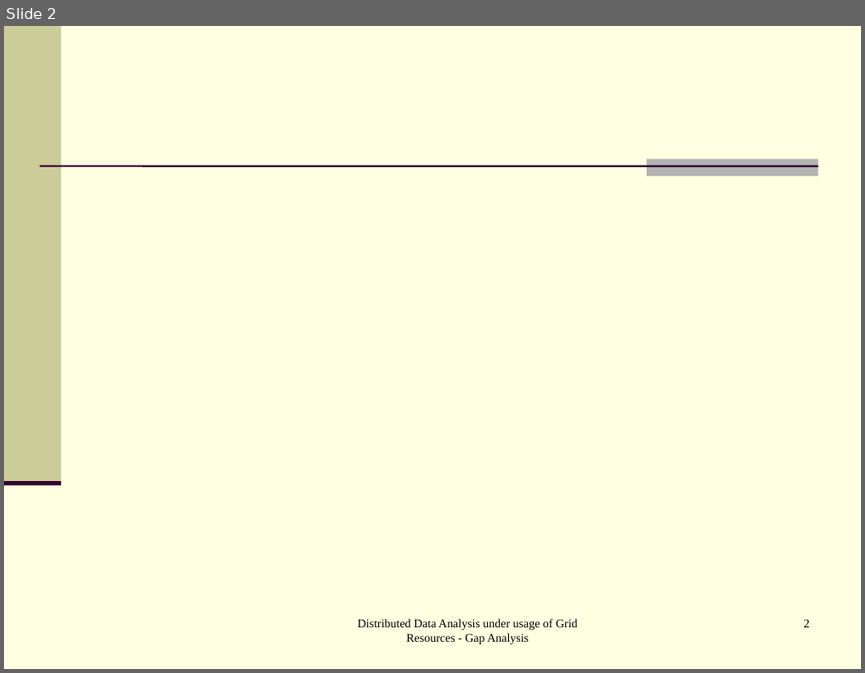
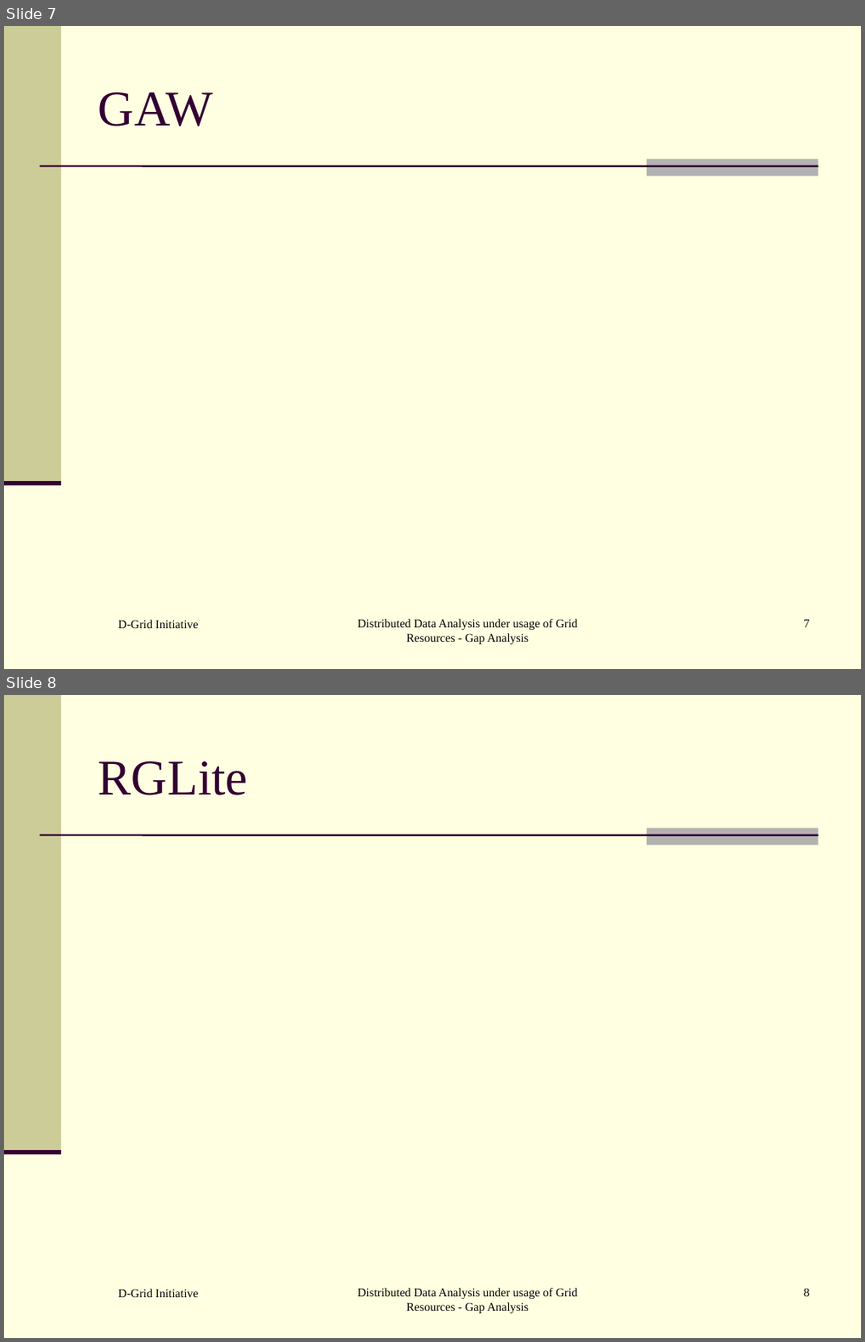
Before and after one commit to AnarManafov/PoDDocumentation, a slide deck: HEPCG-Workshops/2006-Nov/HEPCG-Workshops-2006-Nov.ppt. Shown one above the other, each under a label of ours: slide 2 before the commit, slides 7 and 8 after it. The pictures are 865x673 and 865x1342 pixels, drawn with LibreOffice and Linux fonts; fonts in the diff are those of the drawing. Boxes give left, top, right and bottom in pixels: in the first picture for what was removed or moved away, otherwise in the second. Text is boxed around its words. In the diff, an @@ line names an element or a change of style, - is before the commit and + after.

```diff
--- a/HEPCG-Workshops/2006-Nov/HEPCG-Workshops-2006-Nov.ppt
+++ b/HEPCG-Workshops/2006-Nov/HEPCG-Workshops-2006-Nov.ppt
@@ slide 8 added at (4,695,861,1338), background #FFFFE1; not listed: 4 template elements that a slide beside it also shows @@
@@ title added at (98,761,248,795), 42 pt, text #330033 @@
+RGLite
@@ text added at (118,1288,198,1297), 10 pt, text #000000 @@
+D-Grid Initiative
@@ text added at (358,1287,578,1313), 10 pt, text #000000 @@
+Distributed Data Analysis under usage of Grid Resources - Gap Analysis
@@ page number added at (804,1287,810,1296), 10 pt, text #000000 @@
+8
@@ what was slide 2 is now slide 7 @@
@@ slide 7 changed as well @@
@@ title added at (98,92,214,126), 42 pt, text #330033 @@
+GAW
@@ text added at (118,619,198,628), 10 pt, text #000000 @@
+D-Grid Initiative
@@ page number at (804,618,810,627): text changed @@
-2
+7
```
Also in this commit, not shown: 1 other slide changed, 9 other slides added.
